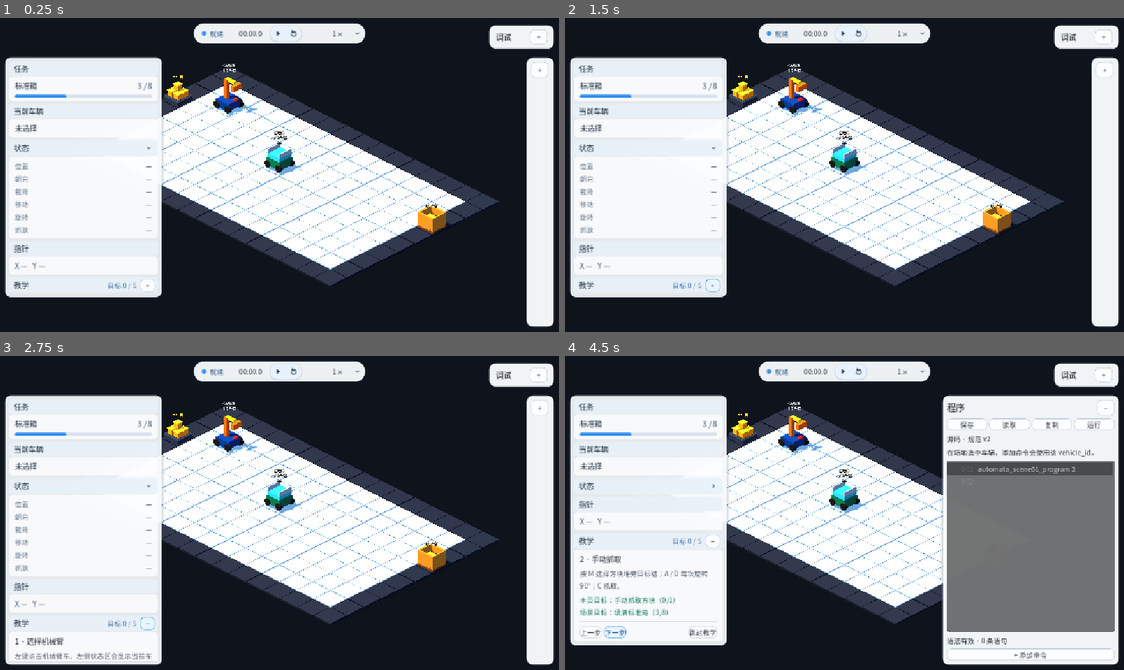
Above: before the commit, frames 1-4 (two rows, left to right).
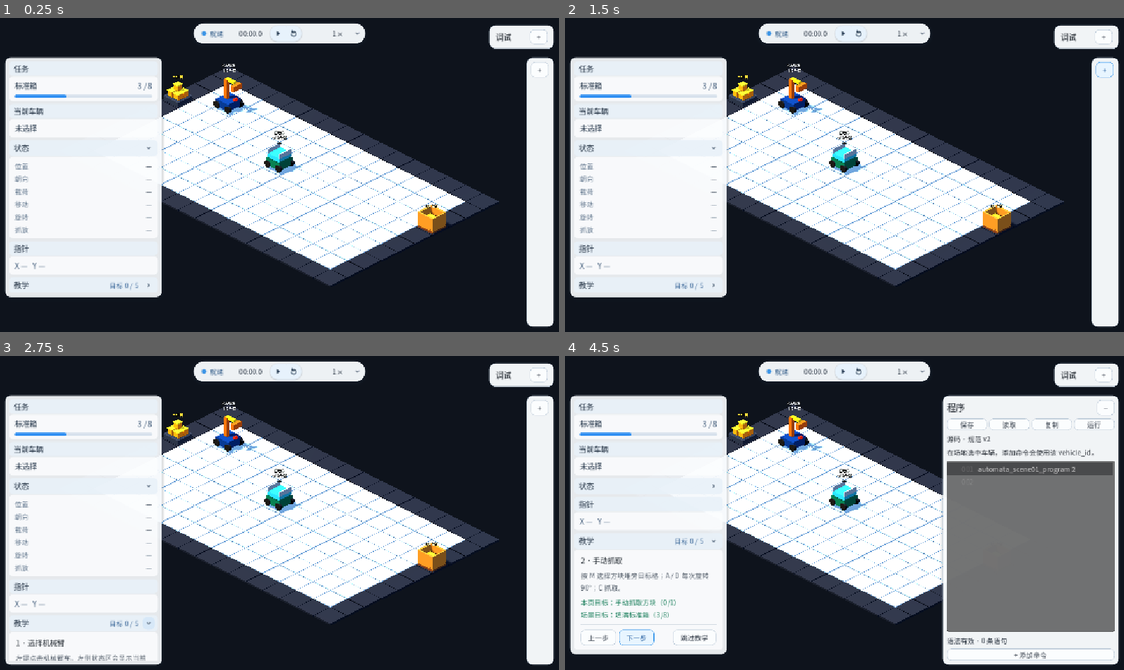
Above: after the commit, the same moments.

Repository: Ri0n72Y/automata
Game: Godot game, scene res://scenes/scene_01/scene_01_basic_packing.tscn
The game is run twice, just before and just after one commit, with the same random seed, the same clock (stepped at 60 frames per second) and the same inputs.
Inputs (mouse positions are in pixels of both pictures, inside the frame that each line leads up to):
- Up to frame 1 (0.25 s): no input
- Up to frame 2 (1.5 s): click "+" at 0.5 s; click "−" at 1.25 s
- Up to frame 3 (2.75 s): click (150, 622) at 2.02 s
- Up to frame 4 (4.5 s): click "+" at 2.75 s; click (715, 484) at 3.5 s; click "下一步" at 4.25 s

The runs differ from the first frame. In frame 1, less than 0.1% of the frame differs, in the area x 19-28%, y 83-87%; in frame 2, 0.1%; in frame 3, 0.6%; in frame 4, 2.6%, in the area x 0-29%, y 56-96%.

Commit message:
[codex]refine(scene-01): pad tutorial content and replace disclosure glyphs

Diff:
--- a/scenes/scene_01/components/scene_01_hud.tscn
+++ b/scenes/scene_01/components/scene_01_hud.tscn
@@ -54,6 +54,70 @@
 corner_radius_bottom_right = 11
 corner_radius_bottom_left = 11
 
+[sub_resource type="StyleBoxFlat" id="StyleBoxFlat_tutorial_button_normal"]
+bg_color = Color(0.985, 0.991, 0.997, 1)
+border_width_left = 1
+border_width_top = 1
+border_width_right = 1
+border_width_bottom = 1
+border_color = Color(0.76, 0.81, 0.86, 0.9)
+content_margin_left = 10.0
+content_margin_top = 5.0
+content_margin_right = 10.0
+content_margin_bottom = 5.0
+corner_radius_top_left = 8
+corner_radius_top_right = 8
+corner_radius_bottom_right = 8
+corner_radius_bottom_left = 8
+
+[sub_resource type="StyleBoxFlat" id="StyleBoxFlat_tutorial_button_hover"]
+bg_color = Color(0.91, 0.96, 1, 1)
+border_width_left = 1
+border_width_top = 1
+border_width_right = 1
+border_width_bottom = 1
+border_color = Color(0.26, 0.61, 0.92, 0.95)
+content_margin_left = 10.0
+content_margin_top = 5.0
+content_margin_right = 10.0
+content_margin_bottom = 5.0
+corner_radius_top_left = 8
+corner_radius_top_right = 8
+corner_radius_bottom_right = 8
+corner_radius_bottom_left = 8
+
+[sub_resource type="StyleBoxFlat" id="StyleBoxFlat_tutorial_button_pressed"]
+bg_color = Color(0.82, 0.91, 0.99, 1)
+border_width_left = 1
+border_width_top = 1
+border_width_right = 1
+border_width_bottom = 1
+border_color = Color(0.1, 0.47, 0.86, 1)
+content_margin_left = 10.0
+content_margin_top = 5.0
+content_margin_right = 10.0
+content_margin_bottom = 5.0
+corner_radius_top_left = 8
+corner_radius_top_right = 8
+corner_radius_bottom_right = 8
+corner_radius_bottom_left = 8
+
+[sub_resource type="StyleBoxFlat" id="StyleBoxFlat_tutorial_button_disabled"]
+bg_color = Color(0.94, 0.95, 0.96, 0.8)
+border_width_left = 1
+border_width_top = 1
+border_width_right = 1
+border_width_bottom = 1
+border_color = Color(0.84, 0.86, 0.89, 0.75)
+content_margin_left = 10.0
+content_margin_top = 5.0
+content_margin_right = 10.0
+content_margin_bottom = 5.0
+corner_radius_top_left = 8
+corner_radius_top_right = 8
+corner_radius_bottom_right = 8
+corner_radius_bottom_left = 8
+
 [sub_resource type="StyleBoxFlat" id="StyleBoxFlat_progress_bg"]
 bg_color = Color(0.81, 0.86, 0.91, 0.8)
 corner_radius_top_left = 3
@@ -451,11 +515,17 @@
 
 [node name="CollapseButton" type="Button" parent="RootControl/SidebarPanel/Margin/SidebarScroll/Sidebar/TutorialSection/Header/Margin/HeaderRow"]
 unique_name_in_owner = true
-custom_minimum_size = Vector2(30, 26)
+custom_minimum_size = Vector2(26, 26)
 layout_mode = 2
 focus_mode = 0
-text = "−"
+icon = ExtResource("5_chevron_down")
+icon_alignment = 1
 tooltip_text = "折叠教学"
+theme_override_styles/normal = SubResource("StyleBoxFlat_header_button_normal")
+theme_override_styles/hover = SubResource("StyleBoxFlat_header_button_hover")
+theme_override_styles/pressed = SubResource("StyleBoxFlat_header_button_hover")
+theme_override_styles/hover_pressed = SubResource("StyleBoxFlat_header_button_hover")
+theme_override_styles/focus = SubResource("StyleBoxFlat_header_button_normal")
 
 [node name="TutorialBody" type="PanelContainer" parent="RootControl/SidebarPanel/Margin/SidebarScroll/Sidebar/TutorialSection"]
 unique_name_in_owner = true
@@ -464,14 +534,14 @@
 
 [node name="Margin" type="MarginContainer" parent="RootControl/SidebarPanel/Margin/SidebarScroll/Sidebar/TutorialSection/TutorialBody"]
 layout_mode = 2
-theme_override_constants/margin_left = 12
-theme_override_constants/margin_top = 7
-theme_override_constants/margin_right = 12
-theme_override_constants/margin_bottom = 7
+theme_override_constants/margin_left = 14
+theme_override_constants/margin_top = 10
+theme_override_constants/margin_right = 14
+theme_override_constants/margin_bottom = 10
 
 [node name="VBox" type="VBoxContainer" parent="RootControl/SidebarPanel/Margin/SidebarScroll/Sidebar/TutorialSection/TutorialBody/Margin"]
 layout_mode = 2
-theme_override_constants/separation = 7
+theme_override_constants/separation = 8
 
 [node name="StepTitle" type="Label" parent="RootControl/SidebarPanel/Margin/SidebarScroll/Sidebar/TutorialSection/TutorialBody/Margin/VBox"]
 unique_name_in_owner = true
@@ -491,6 +561,7 @@
 layout_mode = 2
 text = "本页目标：选择机械臂车（0/1）\n场景目标：填满标准箱（3/8）"
 autowrap_mode = 2
+theme_override_constants/line_spacing = 3
 theme_override_colors/font_color = Color(0.08, 0.48, 0.34, 1)
 
 [node name="Rule" type="HSeparator" parent="RootControl/SidebarPanel/Margin/SidebarScroll/Sidebar/TutorialSection/TutorialBody/Margin/VBox"]
@@ -502,13 +573,25 @@
 
 [node name="PreviousButton" type="Button" parent="RootControl/SidebarPanel/Margin/SidebarScroll/Sidebar/TutorialSection/TutorialBody/Margin/VBox/ButtonRow"]
 unique_name_in_owner = true
+custom_minimum_size = Vector2(72, 32)
 layout_mode = 2
 text = "上一步"
+theme_override_styles/normal = SubResource("StyleBoxFlat_tutorial_button_normal")
+theme_override_styles/hover = SubResource("StyleBoxFlat_tutorial_button_hover")
+theme_override_styles/pressed = SubResource("StyleBoxFlat_tutorial_button_pressed")
+theme_override_styles/hover_pressed = SubResource("StyleBoxFlat_tutorial_button_pressed")
+theme_override_styles/disabled = SubResource("StyleBoxFlat_tutorial_button_disabled")
 
 [node name="NextButton" type="Button" parent="RootControl/SidebarPanel/Margin/SidebarScroll/Sidebar/TutorialSection/TutorialBody/Margin/VBox/ButtonRow"]
 unique_name_in_owner = true
+custom_minimum_size = Vector2(72, 32)
 layout_mode = 2
 text = "下一步"
+theme_override_styles/normal = SubResource("StyleBoxFlat_tutorial_button_normal")
+theme_override_styles/hover = SubResource("StyleBoxFlat_tutorial_button_hover")
+theme_override_styles/pressed = SubResource("StyleBoxFlat_tutorial_button_pressed")
+theme_override_styles/hover_pressed = SubResource("StyleBoxFlat_tutorial_button_pressed")
+theme_override_styles/disabled = SubResource("StyleBoxFlat_tutorial_button_disabled")
 
 [node name="Spacer" type="Control" parent="RootControl/SidebarPanel/Margin/SidebarScroll/Sidebar/TutorialSection/TutorialBody/Margin/VBox/ButtonRow"]
 layout_mode = 2
@@ -516,8 +599,14 @@
 
 [node name="SkipButton" type="Button" parent="RootControl/SidebarPanel/Margin/SidebarScroll/Sidebar/TutorialSection/TutorialBody/Margin/VBox/ButtonRow"]
 unique_name_in_owner = true
+custom_minimum_size = Vector2(88, 32)
 layout_mode = 2
 text = "跳过教学"
+theme_override_styles/normal = SubResource("StyleBoxFlat_tutorial_button_normal")
+theme_override_styles/hover = SubResource("StyleBoxFlat_tutorial_button_hover")
+theme_override_styles/pressed = SubResource("StyleBoxFlat_tutorial_button_pressed")
+theme_override_styles/hover_pressed = SubResource("StyleBoxFlat_tutorial_button_pressed")
+theme_override_styles/disabled = SubResource("StyleBoxFlat_tutorial_button_disabled")
 
 [node name="GuideSection" type="VBoxContainer" parent="RootControl/SidebarPanel/Margin/SidebarScroll/Sidebar"]
 unique_name_in_owner = true
--- a/scripts/scene_01/scene_01_tutorial_ui.gd
+++ b/scripts/scene_01/scene_01_tutorial_ui.gd
@@ -3,6 +3,8 @@
 
 const TutorialScript := preload("res://scripts/scene_01/scene_01_tutorial.gd")
 const ObservableScript := preload("res://scripts/scene_01/scene_01_observable_state.gd")
+const CHEVRON_DOWN_ICON: Texture2D = preload("res://assets/ui/icons/chevron_down.svg")
+const CHEVRON_RIGHT_ICON: Texture2D = preload("res://assets/ui/icons/chevron_right.svg")
 
 @onready var _progress_label: Label = %ProgressLabel
 @onready var _collapse_button: Button = %CollapseButton
@@ -48,7 +50,8 @@
 	if _body != null:
 		_body.visible = not _collapsed
 	if _collapse_button != null:
-		_collapse_button.text = "+" if _collapsed else "−"
+		_collapse_button.text = ""
+		_collapse_button.icon = CHEVRON_RIGHT_ICON if _collapsed else CHEVRON_DOWN_ICON
 		_collapse_button.tooltip_text = "展开教学" if _collapsed else "折叠教学"
 	if _collapsed:
 		get_viewport().gui_release_focus()
--- a/tests/scene_01/scene_01_sidebar_ui_contract_test.gd
+++ b/tests/scene_01/scene_01_sidebar_ui_contract_test.gd
@@ -39,6 +39,10 @@
 	var feedback := hud.get_node_or_null("%FeedbackLabel") as Label if hud != null else null
 	var tutorial := hud.get_node_or_null("%TutorialSection") as Control if hud != null else null
 	var tutorial_body := hud.get_node_or_null("%TutorialBody") as Control if hud != null else null
+	var tutorial_collapse := hud.get_node_or_null("%CollapseButton") as Button if hud != null else null
+	var tutorial_previous := hud.get_node_or_null("%PreviousButton") as Button if hud != null else null
+	var tutorial_next := hud.get_node_or_null("%NextButton") as Button if hud != null else null
+	var tutorial_skip := hud.get_node_or_null("%SkipButton") as Button if hud != null else null
 	var guide := hud.get_node_or_null("%GuideSection") as Control if hud != null else null
 	var tutorial_owner := scene.get_node_or_null("SceneRoot/Scene01Tutorial")
 
@@ -57,6 +61,10 @@
 		and feedback != null
 		and tutorial != null
 		and tutorial_body != null
+		and tutorial_collapse != null
+		and tutorial_previous != null
+		and tutorial_next != null
+		and tutorial_skip != null
 		and guide != null
 		and tutorial_owner != null
 	)
@@ -96,6 +104,25 @@
 
 	_expect_true(bool(tutorial.call("is_collapsed")), "Tutorial should start collapsed in the compact main state.")
 	_expect_false(tutorial_body.visible, "Default collapsed Tutorial should not lengthen the Sidebar.")
+	_expect_true(
+		tutorial_collapse.text.is_empty() and tutorial_collapse.icon != null,
+		"Tutorial disclosure should use the shared chevron icon language instead of +/- glyphs."
+	)
+	_expect_equal(
+		tutorial_collapse.icon.get_class(),
+		"DPITexture",
+		"Tutorial disclosure SVG should import as DPITexture."
+	)
+	for button in [tutorial_previous, tutorial_next, tutorial_skip]:
+		_expect_true(button.custom_minimum_size.y >= 32.0, "Tutorial navigation buttons should keep a padded minimum height.")
+		var normal_style := button.get_theme_stylebox("normal")
+		_expect_true(
+			normal_style.content_margin_left >= 10.0
+			and normal_style.content_margin_right >= 10.0
+			and normal_style.content_margin_top >= 5.0
+			and normal_style.content_margin_bottom >= 5.0,
+			"Tutorial navigation button text should have stable internal padding."
+		)
 
 	hud.call("set_status_collapsed", true)
 	await process_frame
@@ -110,6 +137,10 @@
 	await process_frame
 	await process_frame
 	_expect_true(tutorial_body.visible, "Expanded Tutorial should restore its body.")
+	_expect_true(
+		tutorial_collapse.text.is_empty() and tutorial_collapse.icon != null,
+		"Expanded Tutorial should keep icon-only disclosure geometry."
+	)
 	_expect_true(sidebar.size.y <= LayoutMetrics.left_sidebar_max_height(float(viewport.size.y)) + 1.0, "Expanded Tutorial should scroll inside the capped Sidebar.")
 
 	tutorial_owner.call("skip_tutorial")
Not shown: 1 places in scenes/scene_01/components/scene_01_hud.tscn that only renumber resources
